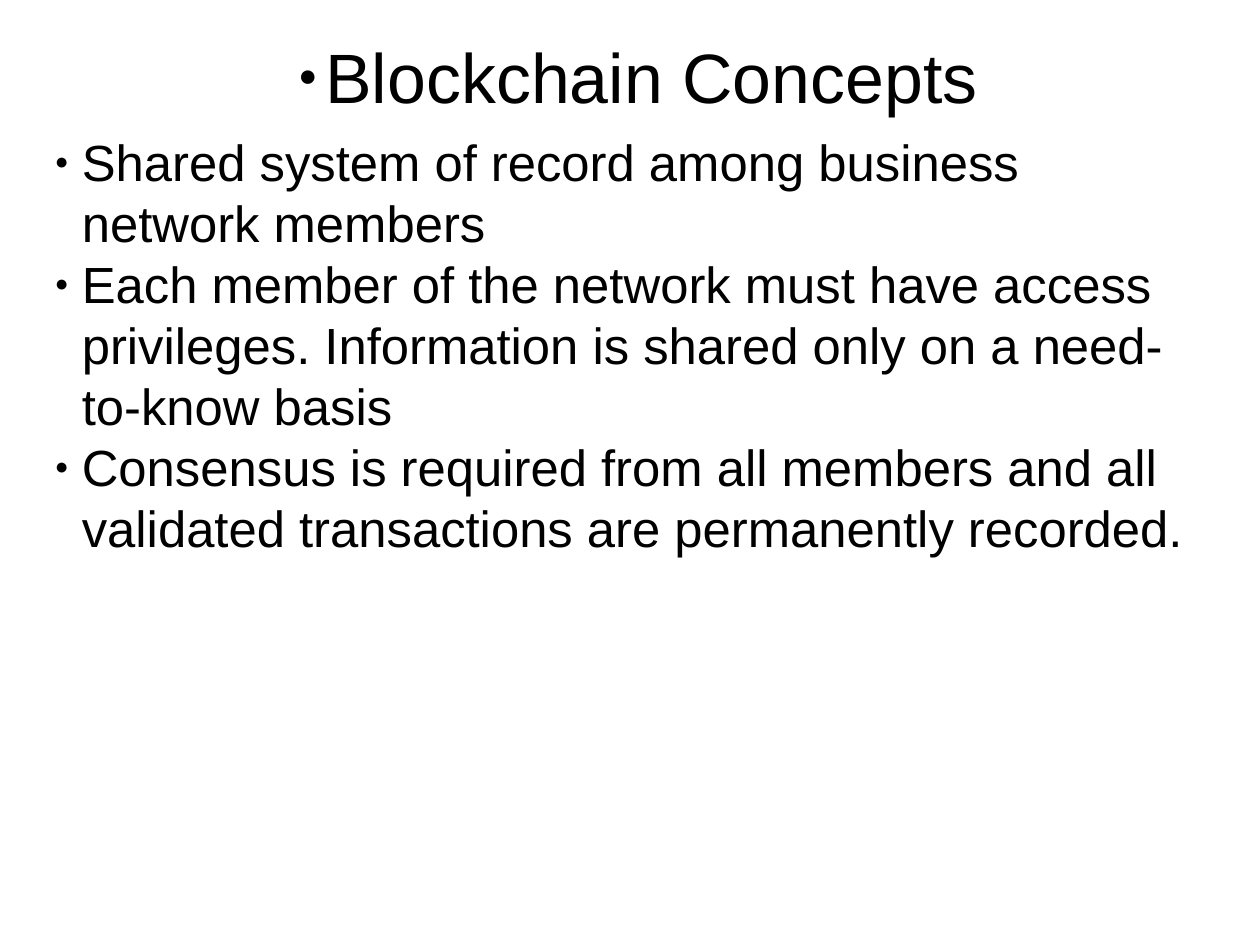
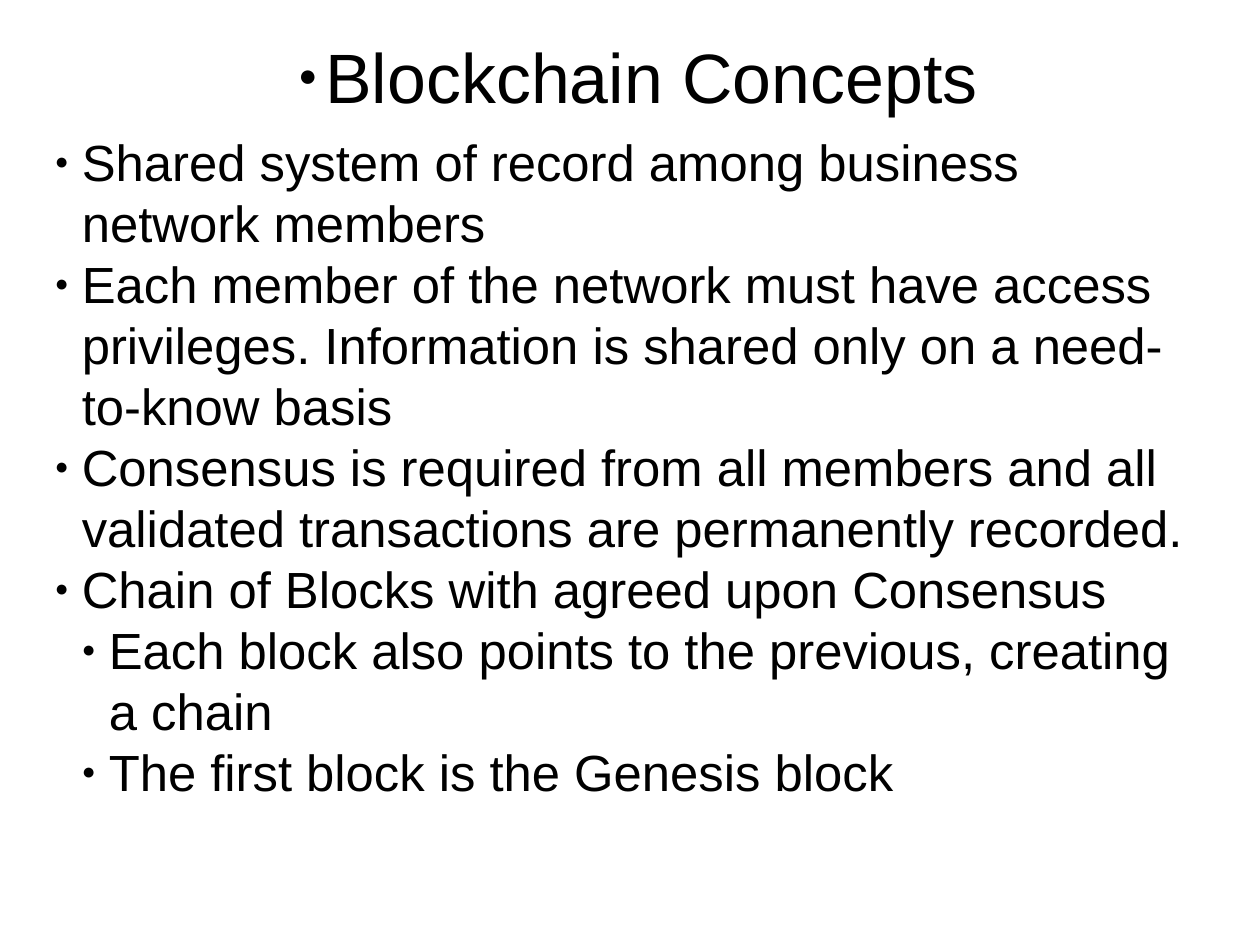
Before and after one commit to petezybrick/blockchain-supplychain, a slide deck: slide 9 of src/site/markdown/bcsc-v2.odp (slide 10 before the commit). Drawn at 1260x945 pixels with LibreOffice and Linux fonts; fonts in the diff are those of the drawing. Boxes give left, top, right and bottom in pixels: in the first picture for what was removed or moved away, otherwise in the second. Text is boxed around its words. In the diff, an @@ line names an element or a change of style, - is before the commit and + after.

```diff
--- a/src/site/markdown/bcsc-v2.odp
+++ b/src/site/markdown/bcsc-v2.odp
@@ text at [82,571,1170,792]: paragraphs added @@
+● Chain of Blocks with agreed upon Consensus
+  ● Each block also points to the previous, creating a chain
+  ● The first block is the Genesis block
```
Also in this commit, not shown: 10 other slides changed, 20 slides added, 1 slide removed, 1 other file.
